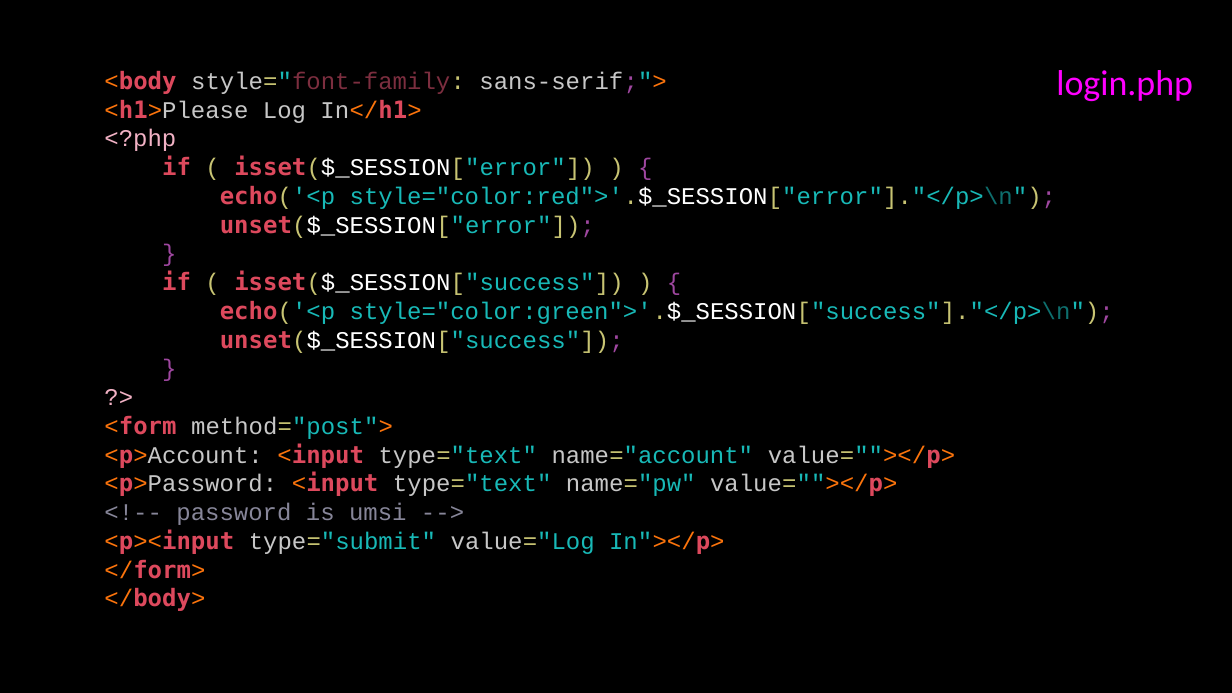
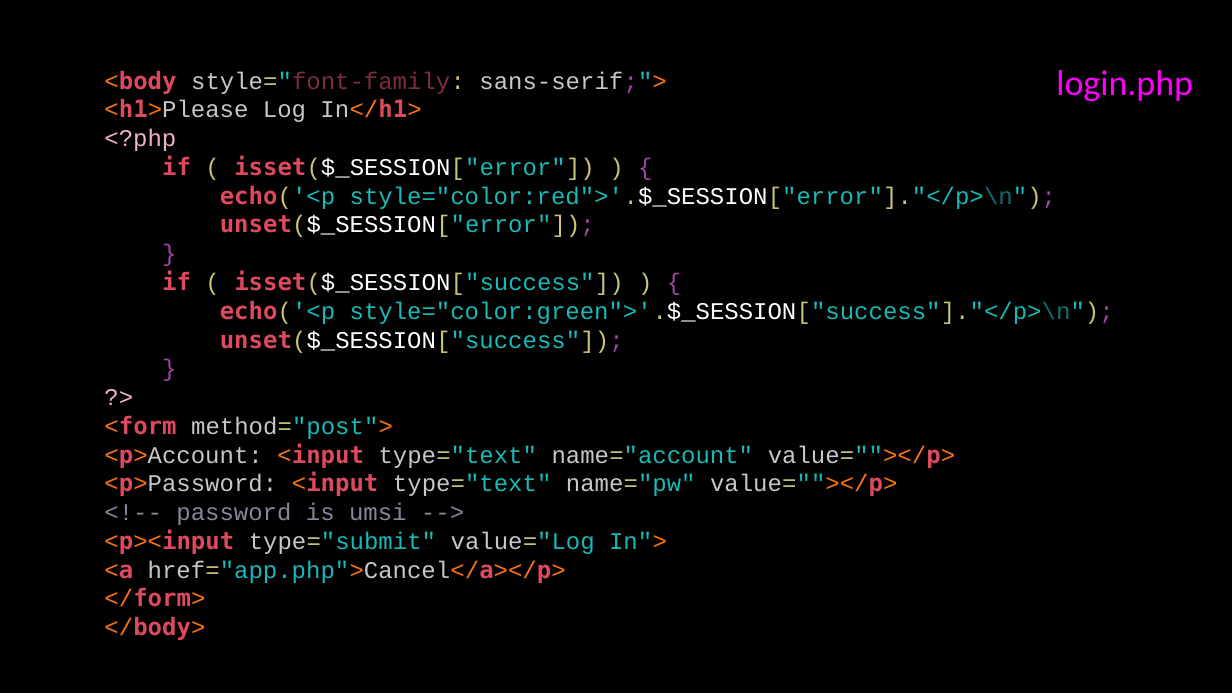
Before and after one commit to csev/wa4e, a slide deck: slide 26 of lectures/PHP-08-POST-Redirect-Authn.ppt. Drawn at 1232x693 pixels with LibreOffice and Linux fonts; fonts in the diff are those of the drawing. Boxes give left, top, right and bottom in pixels: in the first picture for what was removed or moved away, otherwise in the second. Text is boxed around its words. In the diff, an @@ line names an element or a change of style, - is before the commit and + after.

Commit message:
Tweaks

```diff
--- a/lectures/PHP-08-POST-Redirect-Authn.ppt
+++ b/lectures/PHP-08-POST-Redirect-Authn.ppt
@@ text at (104,531,667,583): text changed @@
-<p><input type="submit" value="Log In"></p>
+<p><input type="submit" value="Log In">
+<a href="app.php">Cancel</a></p>
```
Also in this commit, not shown: 16 other slides changed, 1 slide added, 1 slide removed.
